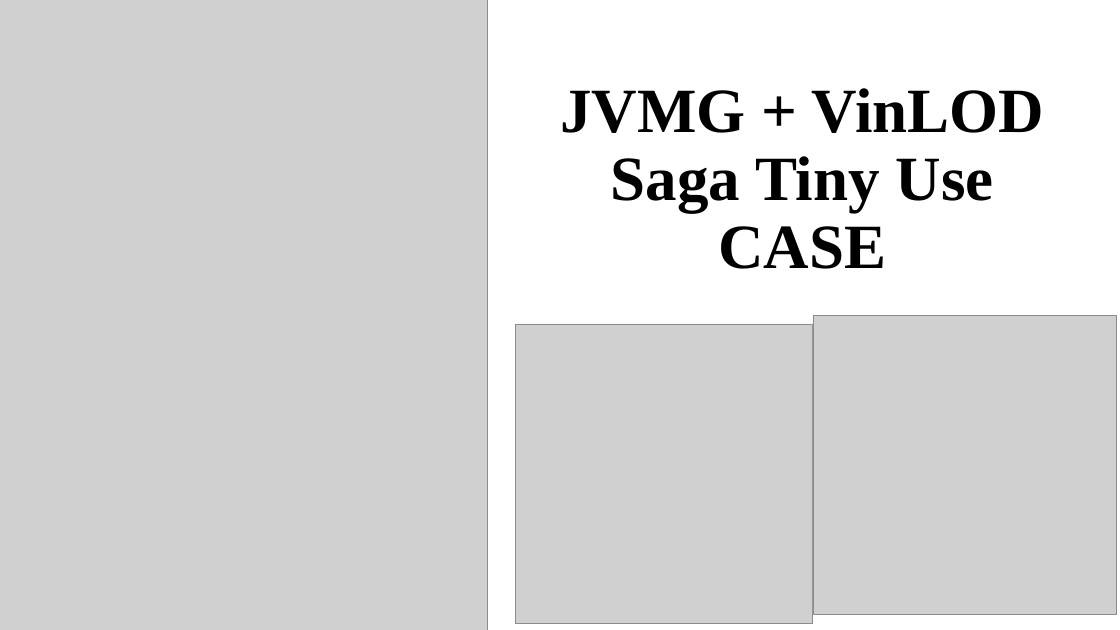
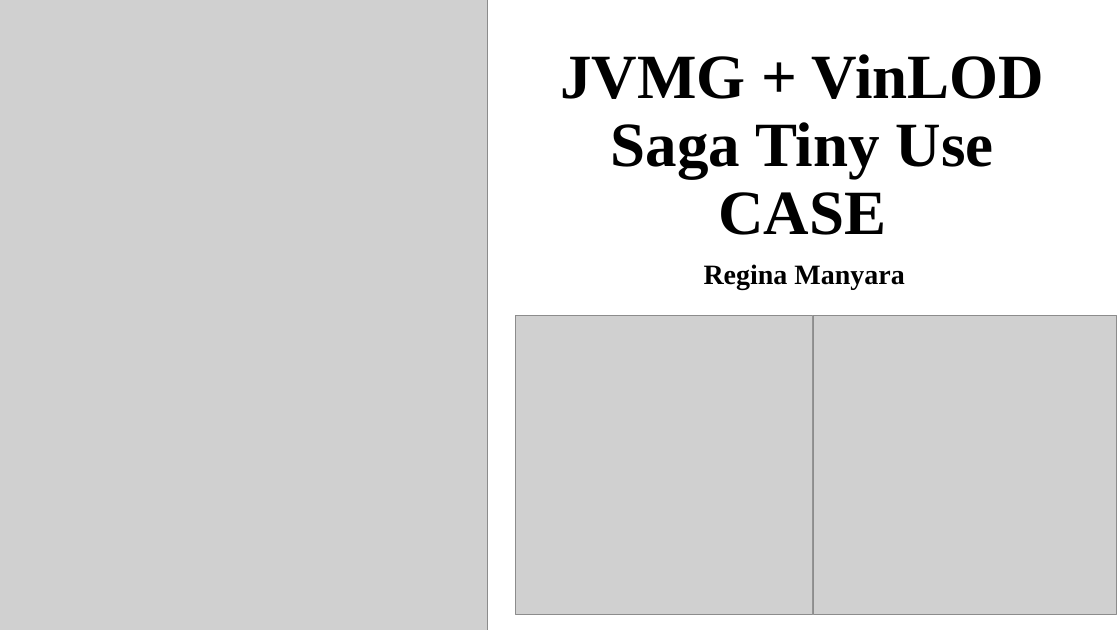
Before and after one commit to VinLOD-Saga/VinLOD-Saga, a slide deck: slide 1 of JVMG Use Case Presentation.pptx. Drawn at 1120x630 pixels with LibreOffice and Linux fonts; fonts in the diff are those of the drawing; grey boxes stand for pictures. Boxes give left, top, right and bottom in pixels: in the first picture for what was removed or moved away, otherwise in the second. Text is boxed around its words. In the diff, an @@ line names an element or a change of style, - is before the commit and + after.

```diff
--- a/JVMG Use Case Presentation.pptx
+++ b/JVMG Use Case Presentation.pptx
@@ title "JVMG + VinLOD Saga Tiny ..." moved from (x1=560, y1=88, x2=1044, y2=269) to (x1=560, y1=54, x2=1044, y2=235) @@
@@ text added at (x1=704, y1=264, x2=904, y2=289), 24 pt, text #000000, bold @@
+Regina Manyara
@@ picture moved from (x1=516, y1=324, x2=813, y2=623) to (x1=516, y1=315, x2=813, y2=614) @@
```
Also in this commit, not shown: 4 other slides changed, 1 slide added, 1 slide removed, 1 other file.
